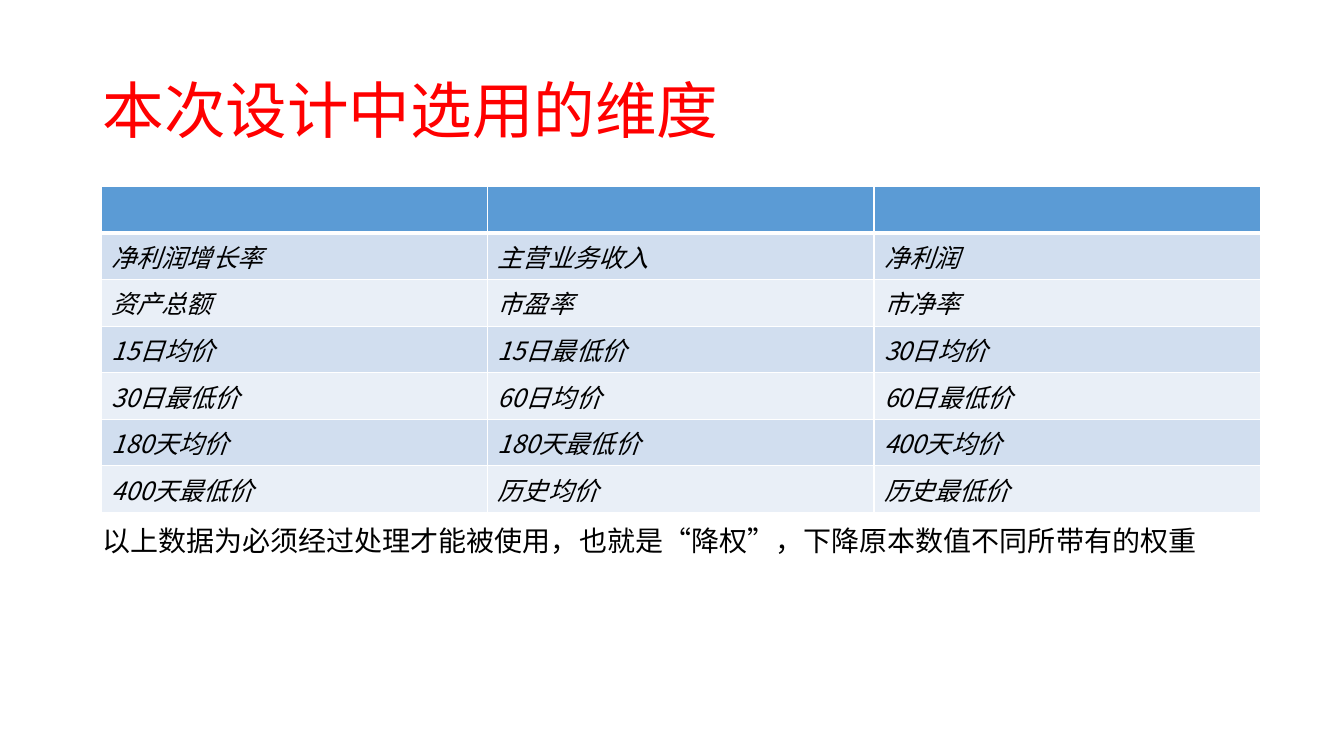
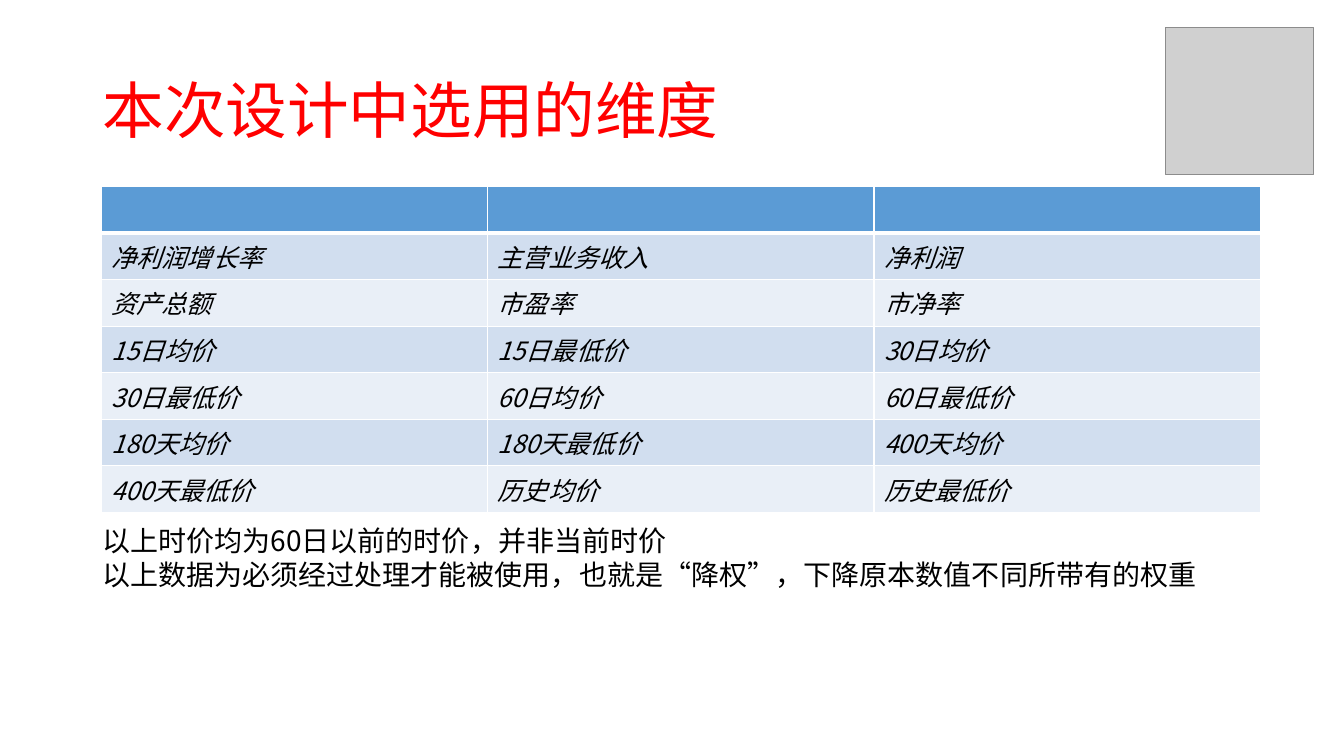
Before and after one commit to xuzj157/StockSyn, a slide deck: slide 8 of doc/股票分析预测系统.pptx (slide 7 before the commit). Drawn at 1344x756 pixels with LibreOffice and Linux fonts; fonts in the diff are those of the drawing; grey boxes stand for pictures. Boxes give left, top, right and bottom in pixels: in the first picture for what was removed or moved away, otherwise in the second. Text is boxed around its words. In the diff, an @@ line names an element or a change of style, - is before the commit and + after.

```diff
--- a/doc/股票分析预测系统.pptx
+++ b/doc/股票分析预测系统.pptx
@@ picture added at bbox=[1166, 27, 1315, 174] @@
@@ text at bbox=[102, 527, 666, 554]: paragraph added @@
+以上时价均为60日以前的时价，并非当前时价
```
Also in this commit, not shown: 8 other slides changed, 9 slides added, 1 other file.
